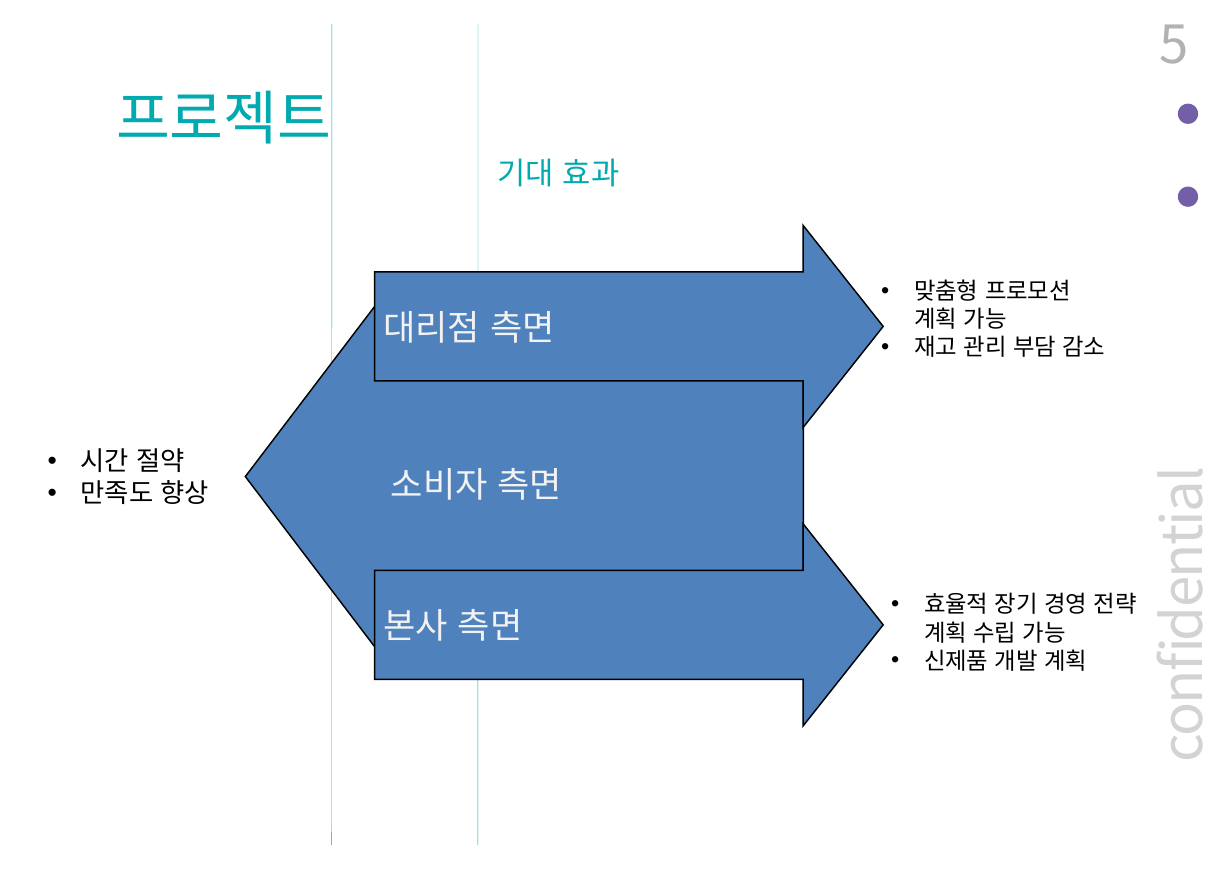
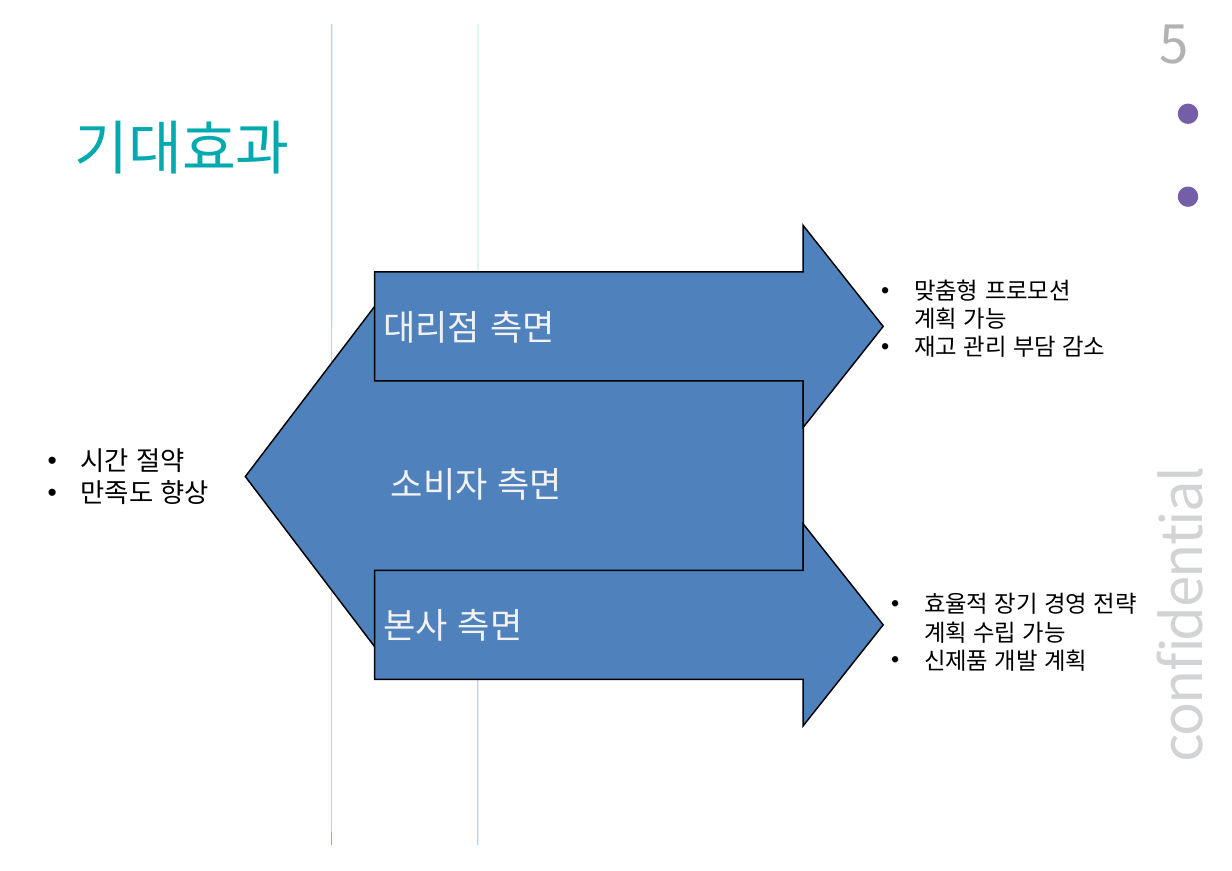
Before and after one commit to BerryWell/CapstoneDesign-2019-02, a slide deck: slide 5 of 제출자료/발표자료/중간_발표_자료_12조.pptx. Drawn at 1232x871 pixels with LibreOffice and Linux fonts; fonts in the diff are those of the drawing. Boxes give left, top, right and bottom in pixels: in the first picture for what was removed or moved away, otherwise in the second. Text is boxed around its words. In the diff, an @@ line names an element or a change of style, - is before the commit and + after.

```diff
--- a/제출자료/발표자료/중간_발표_자료_12조.pptx
+++ b/제출자료/발표자료/중간_발표_자료_12조.pptx
@@ text removed at box(116, 90, 331, 144) @@
-프로젝트
@@ text at box(75, 120, 290, 174): text changed; size 21 to 40 pt @@
-기대 효과
+기대효과
```
Also in this commit, not shown: 5 other slides changed, 7 slides added.
